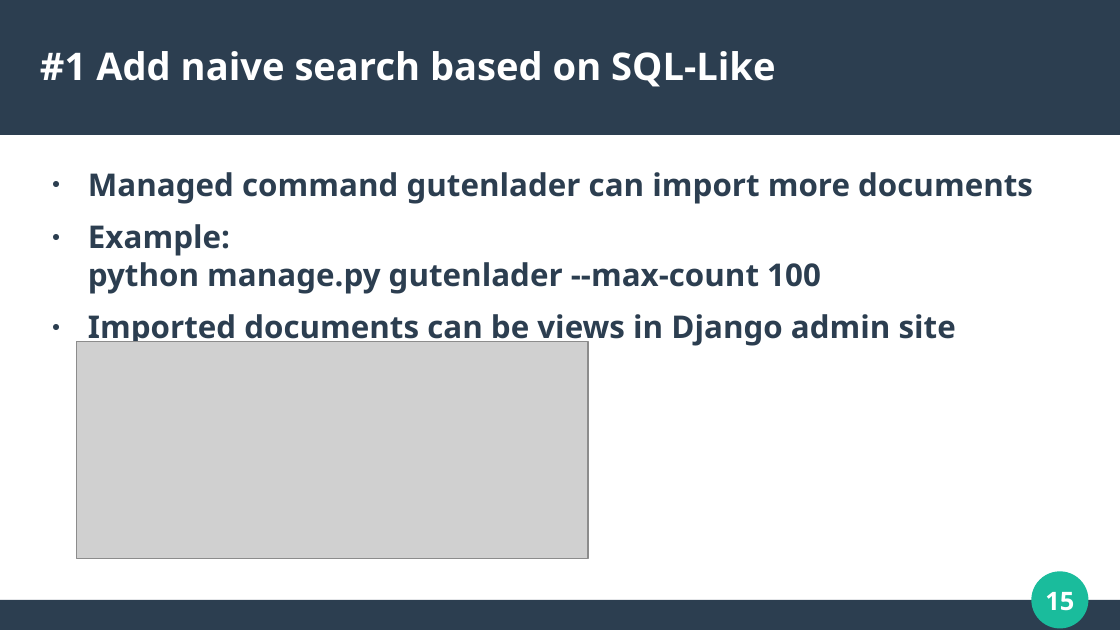
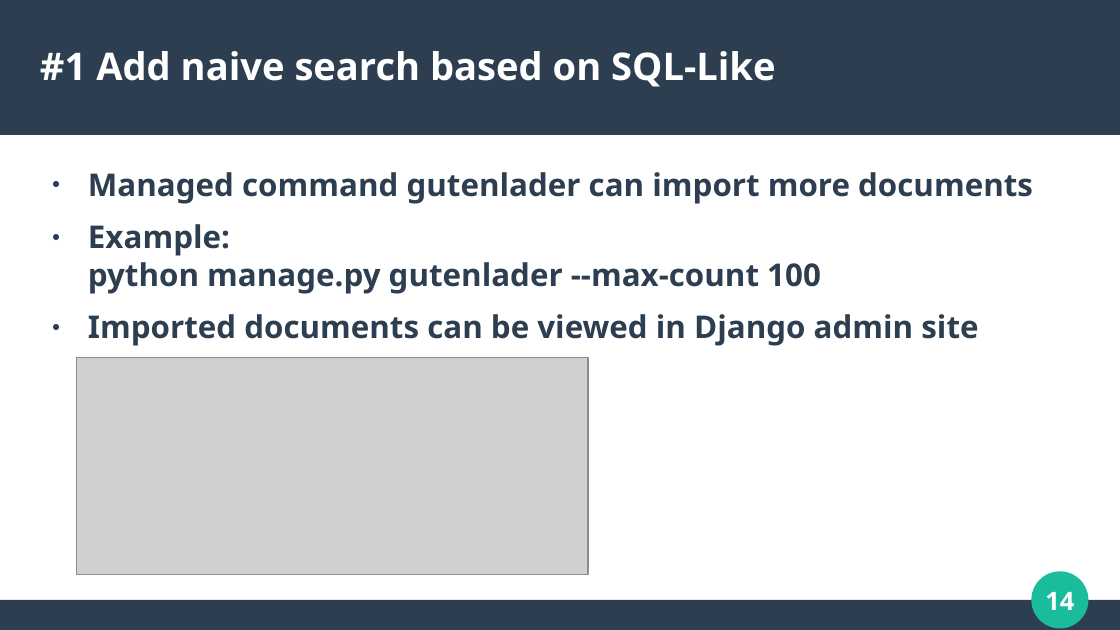
Before and after one commit to roskakori/django-search-example, a slide deck: slide 14 of Full text search with Django and PostgreSQL.odp (slide 15 before the commit). Drawn at 1120x630 pixels with LibreOffice and Linux fonts; fonts in the diff are those of the drawing; grey boxes stand for pictures. Boxes give left, top, right and bottom in pixels: in the first picture for what was removed or moved away, otherwise in the second. Text is boxed around its words. In the diff, an @@ line names an element or a change of style, - is before the commit and + after.

```diff
--- a/Full text search with Django and PostgreSQL.odp
+++ b/Full text search with Django and PostgreSQL.odp
@@ text at bbox=[88, 314, 978, 346]: text changed @@
-● Imported documents can be views in Django admin site
+● Imported documents can be viewed in Django admin site
@@ picture: place and size @@
-picture at bbox=[76, 343, 588, 559]
+picture at bbox=[76, 358, 588, 574]
@@ page number at bbox=[1045, 592, 1074, 610]: text changed @@
-15
+14
```
Also in this commit, not shown: 10 other slides changed, 1 slide removed.
